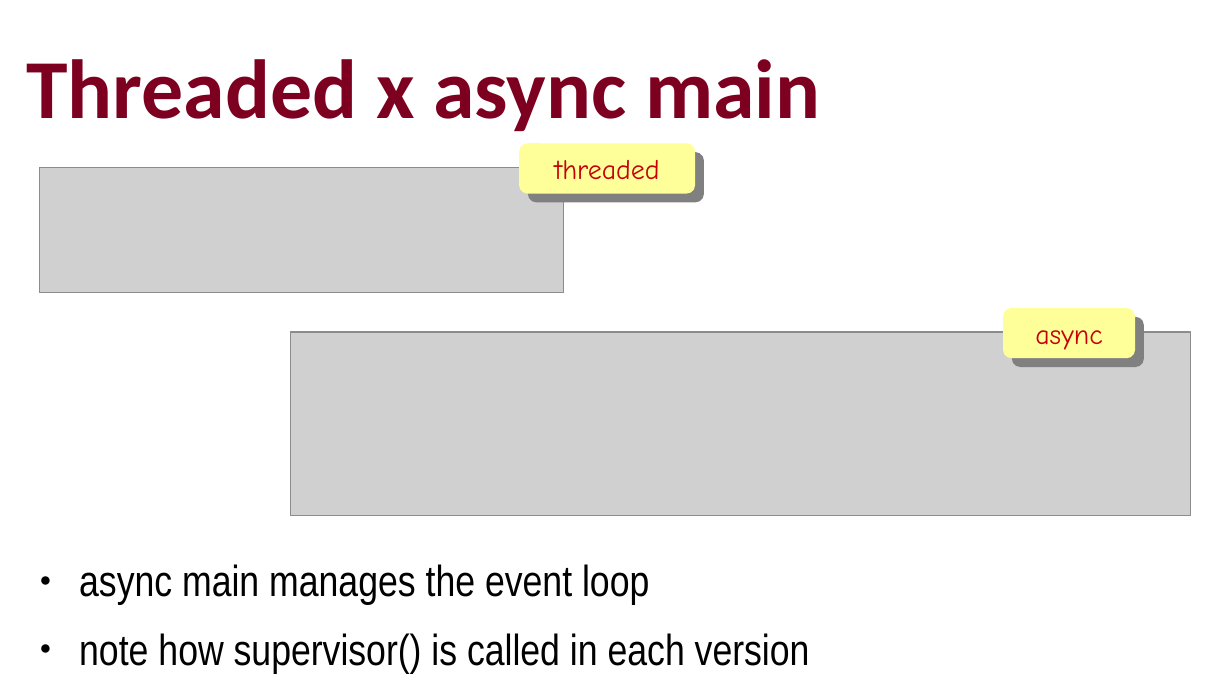
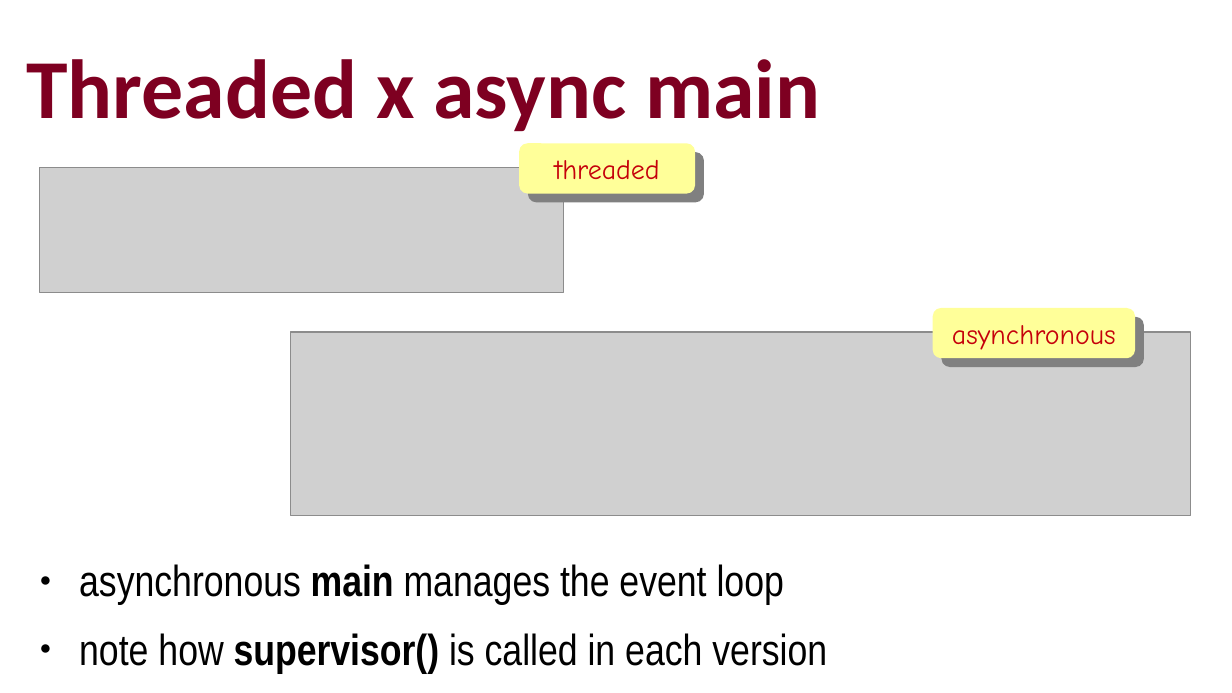
Before and after one commit to ramalho/platespinning, a slide deck: slide 24 of plate-spinning-oscon-eu.odp. Drawn at 1232x693 pixels with LibreOffice and Linux fonts; fonts in the diff are those of the drawing; grey boxes stand for pictures. Boxes give left, top, right and bottom in pixels: in the first picture for what was removed or moved away, otherwise in the second. Text is boxed around its words. In the diff, an @@ line names an element or a change of style, - is before the commit and + after.

```diff
--- a/plate-spinning-oscon-eu.odp
+++ b/plate-spinning-oscon-eu.odp
@@ rounded rectangle added at (x1=934, y1=309, x2=1136, y2=359), fill #FFFF99, 18 pt, text #C5000B @@
+asynchronous
@@ rounded rectangle removed at (x1=1004, y1=309, x2=1136, y2=359) @@
-async
@@ text at (x1=79, y1=564, x2=784, y2=605): text changed @@
-● async main manages the event loop
+● asynchronous main manages the event loop
@@ text at (x1=79, y1=633, x2=827, y2=674): bold on in "supervisor()" @@
```
Also in this commit, not shown: 27 other slides changed, 2 slides added, 2 slides removed, 11 other files.
